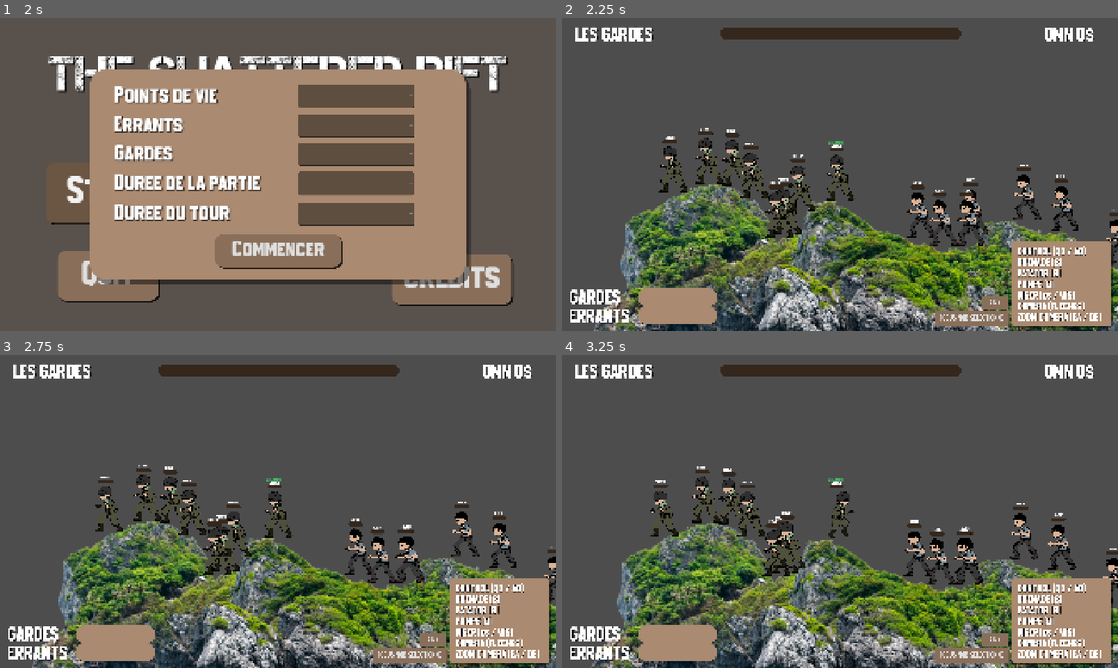
Above: before the commit, frames 1-4 (two rows, left to right).
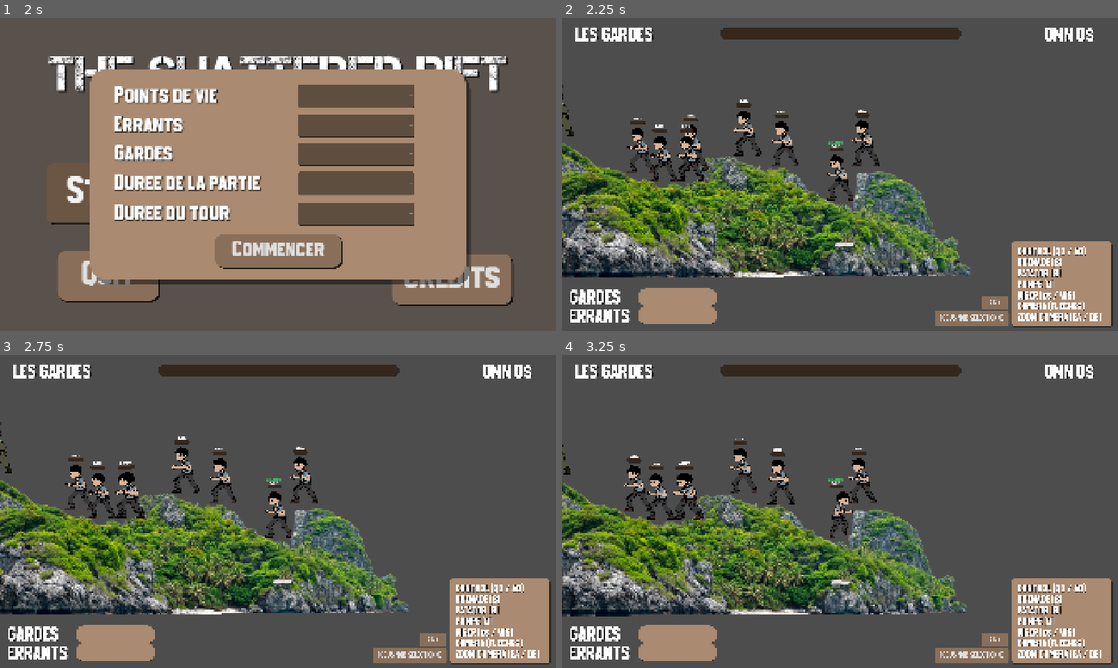
Above: after the commit, the same moments.

Repository: t0qen/baudo-game-jam-autumn
Game: Godot game, scene res://scenes/intro.tscn
Same seed, same stepped clock (60 frames per second), same inputs: the game is played once before the commit and once after it. The engine's default icon, where the game draws it, is replaced by a stand-in: a white triangle on a blue panel in a dark square. Sound files missing from this copy of the repository are replaced by a short silence.
Inputs:
- Up to frame 1 (2 s): click "OK, JOUER" at 0.5 s; click "Start" at 1.25 s
- Up to frame 2 (2.25 s): click "Commencer" at 2 s
- Up to frame 3 (2.75 s): no input
- Up to frame 4 (3.25 s): hold D (right) from 2.78 s (still down); hold W (aim_left) from 2.78 s (still down); tap Space (jump) at 3.02 s

Frame 1 is identical in both runs. In frame 2, 34% of the frame differs, in the area x 0-100%, y 21-100%; in frame 3, 34%; in frame 4, 33%.
Error in both runs: Invalid assignment of property or key 'modulate' with value of type 'Color' on a base object of type 'null instance'. (res://scripts/main.gd:103)

Commit message:
Update main.gd

Diff:
--- a/scripts/main.gd
+++ b/scripts/main.gd
@@ -163,11 +163,11 @@
 
 func update_mob_array(): # actualise les errants et les gardes dans le tableau
 	team_a_mobs.clear()
-	for mob_a in $team_container/team_errants.get_children():
+	for mob_a in $team_container/team_gardes.get_children():
 		if mob_a.is_alive:
 			team_a_mobs.append(mob_a)
 	team_b_mobs.clear()
-	for mob_b in $team_container/team_gardes.get_children():
+	for mob_b in $team_container/team_errants.get_children():
 		if mob_b.is_alive:
 			team_b_mobs.append(mob_b)
 	if team_a_mobs.is_empty():
@@ -208,7 +208,7 @@
 		$CanvasLayer/UI/Label.text = "LES ERRANTS"
 	else:
 		current_playing_team = TEAM.A
-		$CanvasLayer/UI/Label.text = "GARDES"
+		$CanvasLayer/UI/Label.text = "LES GARDES"
 
 func select_mob(): # on regarde quel bidule doit jouer
 	update_mob_array()
